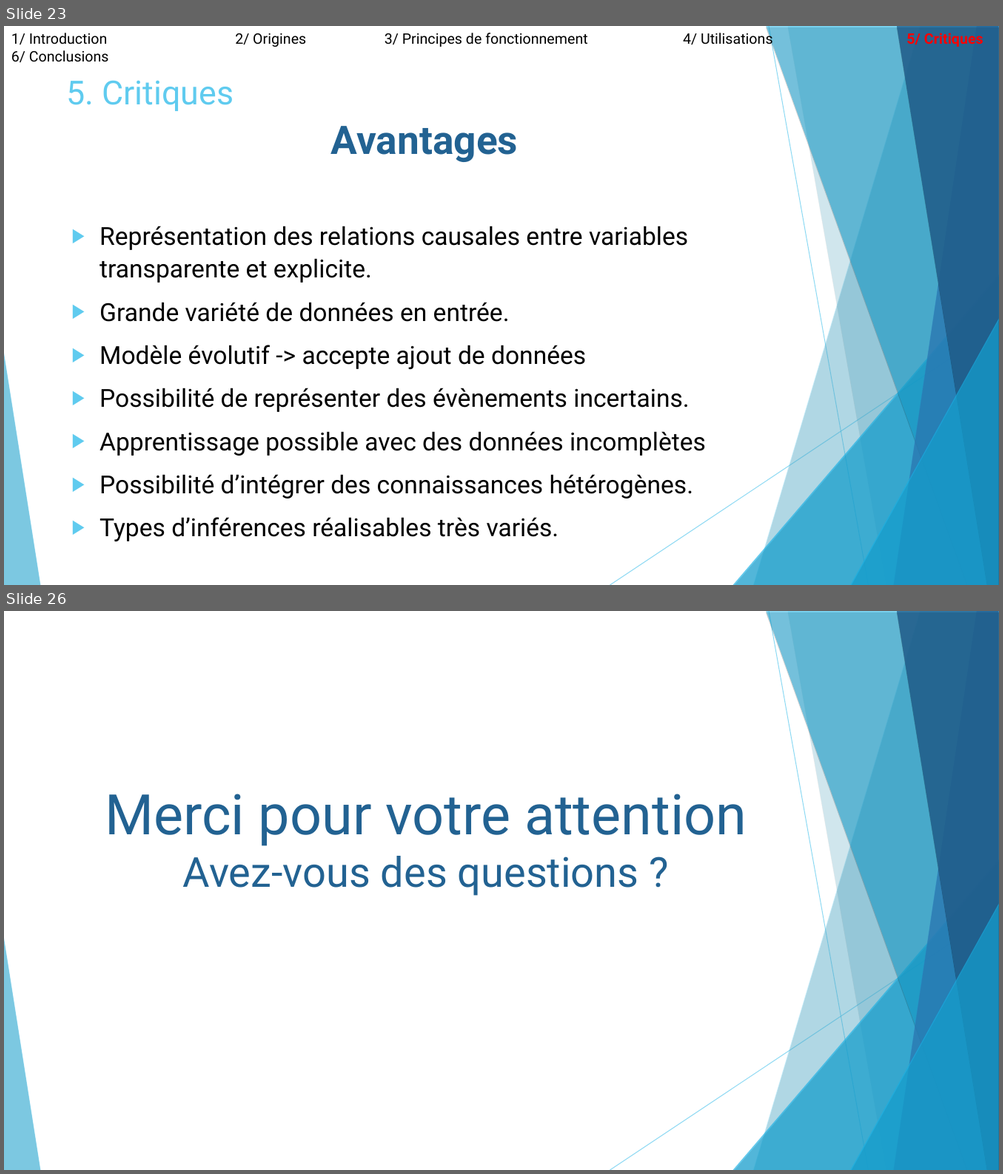
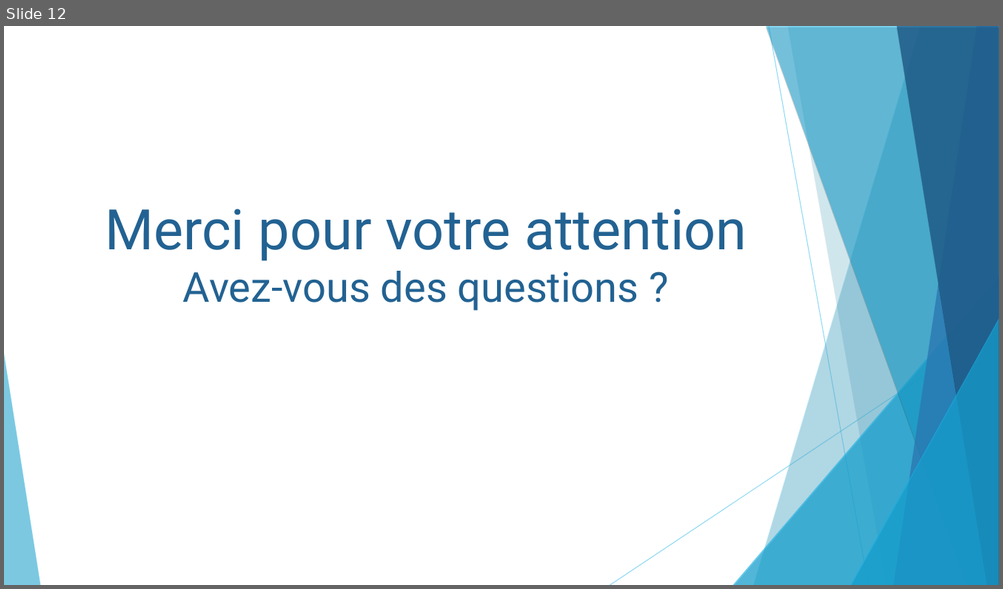
Before and after one commit to ComeBurguburu/AmbianceShowRoom, a slide deck: docs/Presentation orale.odp. Shown one above the other, each under a label of ours: slides 23 and 26 before the commit, slide 12 after it; the slides between them are not shown. The pictures are 1003x1174 and 1003x589 pixels, drawn with LibreOffice and Linux fonts; fonts in the diff are those of the drawing. Boxes give left, top, right and bottom in pixels: in the first picture for what was removed or moved away, otherwise in the second. Text is boxed around its words. In the diff, an @@ line names an element or a change of style, - is before the commit and + after.

```diff
--- a/docs/Presentation orale.odp
+++ b/docs/Presentation orale.odp
@@ slide 23 removed at [4,26,999,585], background #FFFFFF; not listed: 10 template elements that a slide beside it also shows @@
@@ text removed at [11,30,983,48] @@
-1/ Introduction 2/ Origines 3/ Principes de fonctionnement 4/ Utilisations 5/ Critiques 6/ Conclusions
@@ text removed at [67,80,234,111] @@
-5. Critiques
@@ text removed at [99,126,706,542] @@
-Avantages
-▶ Représentation des relations causales entre variables transparente et explicite.
-▶ Grande variété de données en entrée.
-▶ Modèle évolutif -> accepte ajout de données
-▶ Possibilité de représenter des évènements incertains.
-▶ Apprentissage possible avec des données incomplètes
-▶ Possibilité d’intégrer des connaissances hétérogènes.
-▶ Types d’inférences réalisables très variés.
@@ what was slide 26 is now slide 12 @@
```
Also in this commit, not shown: 3 slides changed, 7 slides added, 20 other slides removed, 5 other files.
